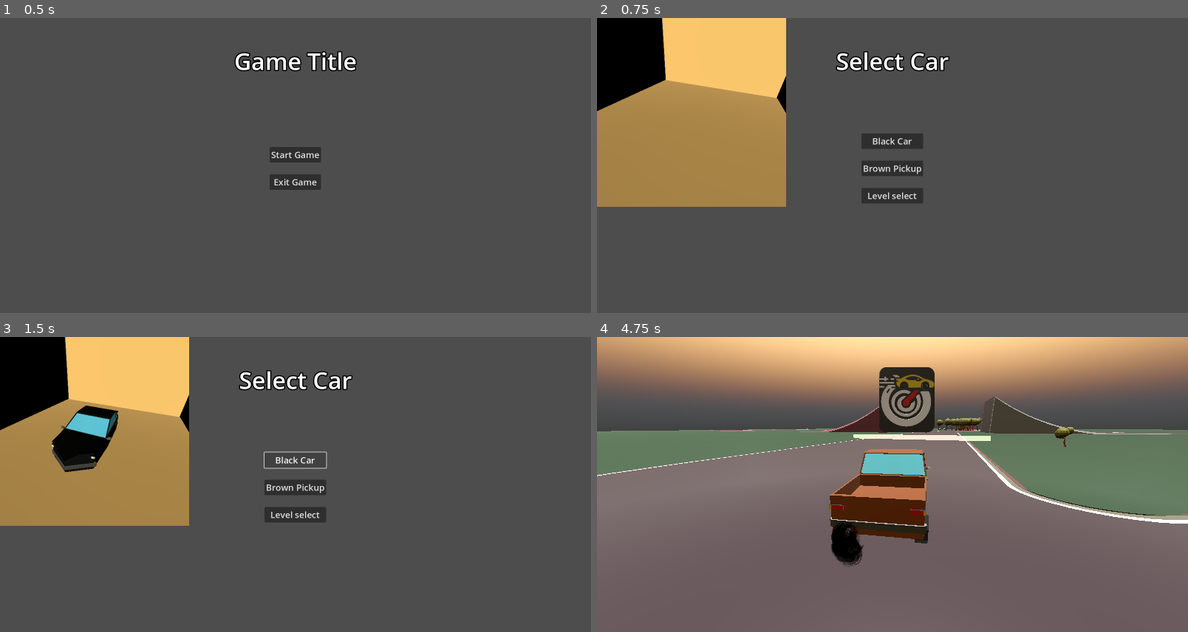
Above: before the commit, frames 1-4 (two rows, left to right).
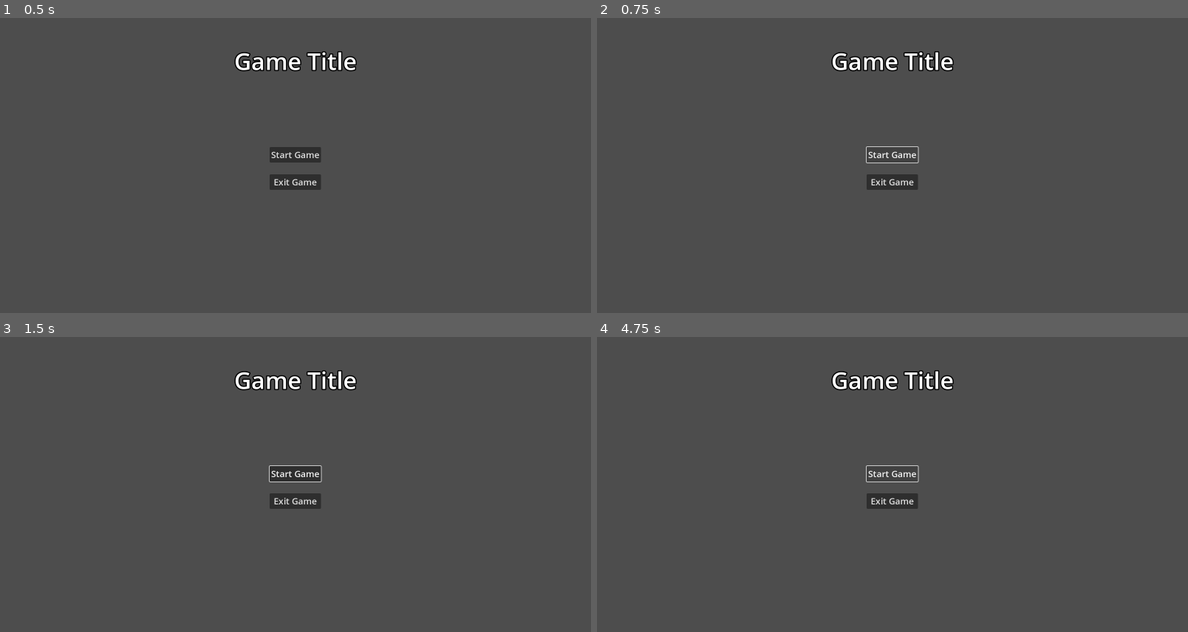
Above: after the commit, the same moments.

Repository: Kallesyntax/Cargame2
Game: Godot game, scene res://Assets/Menu/main_menu.tscn
Same seed, same stepped clock (60 frames per second), same inputs: the game is played once before the commit and once after it.
Inputs (mouse positions are in pixels of both pictures, inside the frame that each line leads up to):
- Up to frame 1 (0.5 s): no input
- Up to frame 2 (0.75 s): click "Start Game" at 0.5 s
- Up to frame 3 (1.5 s): click (295, 460) at 1.25 s, where only the run before the commit has a clickable "Black Car"
- Up to frame 4 (4.75 s): click (892, 487) at 2 s, where only the run before the commit has a clickable "Brown Pickup"; click (892, 472) at 2.75 s, where only the run after the commit has a clickable "Start Game"; click (892, 514) at 3.5 s, where only the run before the commit has a clickable "Level select"; click (892, 472) at 4.25 s, where only the run before the commit has a clickable "Smoky Roads"

Frame 1 is identical in both runs. In frame 2, 23% of the frame differs, in the area x 0-61%, y 0-64%; in frame 3, 23%; in frame 4, 91%, in the area x 0-100%, y 0-100%.
Error after the commit: Parse Error: Preload file "res://Assets/Menu/player_select.tscn" does not exist. (res://Assets/Menu/main_menu.gd:7)

Commit message:
Justerat bilen, skapat player_select-menu och kopplat spelare till Global

Diff:
--- a/Assets/Menu/car_selection.gd
+++ b/Assets/Menu/car_selection.gd
@@ -7,7 +7,7 @@
 @onready var start_level = preload("res://Assets/Menu/stage_select.tscn") as PackedScene
 @onready var sub_viewport_container = $SubViewportContainer
 @onready var car_prieview = $SubViewportContainer/SubViewport/CarPrieview
-
+@onready var playercount = Global.selected_player_count
 
 
 var viewport_scene = preload("res://Scenes/car_prieview.tscn")
@@ -16,6 +16,7 @@
 var viewport_instance
 
 func _ready():
+	print(playercount)
 	Black_car.button_down.connect(BlackCarButton_pressed)
 	Black_car.focus_entered.connect(BlackCarFocus)
 	Brown_pickup.focus_entered.connect(BrownPickupFocus)
--- a/Assets/Menu/main_menu.gd
+++ b/Assets/Menu/main_menu.gd
@@ -4,7 +4,7 @@
 
 @onready var start_button = $MarginContainer/HBoxContainer/VBoxContainer/Start_Button as Button
 @onready var exit_button = $MarginContainer/HBoxContainer/VBoxContainer/Exit_Button as Button
-@onready var start_level = preload("res://Assets/Menu/car_select.tscn") as PackedScene
+@onready var start_level = preload("res://Assets/Menu/player_select.tscn") as PackedScene
 
 func _ready():
 	start_button.button_down.connect(on_start_pressed)
--- a/Assets/Scripts/BlackCar.gd
+++ b/Assets/Scripts/BlackCar.gd
@@ -41,7 +41,7 @@
 func _physics_process(delta):
 	driving = 0
 	steering = move_toward(steering, Input.get_axis("ui_right", "ui_left") * MAX_STEER, delta *2.5)
-	if ((RBW.get_rpm() < 250 && (RBW.get_rpm() > - 100)) || (boostSpeed > 1)):
+	if ((RBW.get_rpm() < 450 && (RBW.get_rpm() > - 100)) || (boostSpeed > 1)):
 		engine_force = Input.get_axis("ui_down", "ui_up") * ENGINE_POWER + boostSpeed + slidepower
 	else:
 		engine_force = 0
--- a/Assets/Scripts/Global.gd
+++ b/Assets/Scripts/Global.gd
@@ -3,6 +3,7 @@
 
 # This variable holds the path to the currently selected car scene.
 var selected_car_scene = ""
+var selected_player_count = ""
 
 func _ready():
 	# Initialize with the default car selection if needed
--- a/Scenes/Cars/fire_car.tscn
+++ b/Scenes/Cars/fire_car.tscn
@@ -273,7 +273,7 @@
 
 [node name="Fire car" type="VehicleBody3D"]
 collision_mask = 31
-mass = 1500.0
+mass = 1000.0
 center_of_mass_mode = 1
 center_of_mass = Vector3(0, -0.52, 1)
 inertia = Vector3(0, 0, 2000)
@@ -352,6 +352,9 @@
 material_overlay = SubResource("StandardMaterial3D_bvq7n")
 mesh = SubResource("CylinderMesh_kirm0")
 
+[node name="FireNode" parent="Exhaust" instance=ExtResource("8_288nx")]
+transform = Transform3D(0.465257, 0, 0, 0, -1.69112e-08, -0.386882, 0, 0.465257, -2.0337e-08, -0.0162659, 1.11521, -0.0100474)
+
 [node name="Smoke" type="GPUParticles3D" parent="Exhaust"]
 transform = Transform3D(1, 0, 0, 0, 1.26287, 0, 0, -1.42109e-14, 1, 0, 1.11521, 1.19209e-07)
 material_override = SubResource("ShaderMaterial_5c8aw")
@@ -359,9 +362,6 @@
 lifetime = 1.2
 process_material = SubResource("ParticleProcessMaterial_ubhql")
 draw_pass_1 = SubResource("QuadMesh_le5i7")
-
-[node name="FireNode" parent="Exhaust" instance=ExtResource("8_288nx")]
-transform = Transform3D(0.465257, 0, 0, 0, -1.69112e-08, -0.386882, 0, 0.465257, -2.0337e-08, -4.5074, -11.3664, 1.41375)
 
 [node name="EngineSFX" type="AudioStreamPlayer" parent="."]
 stream = ExtResource("6_mm8vr")
